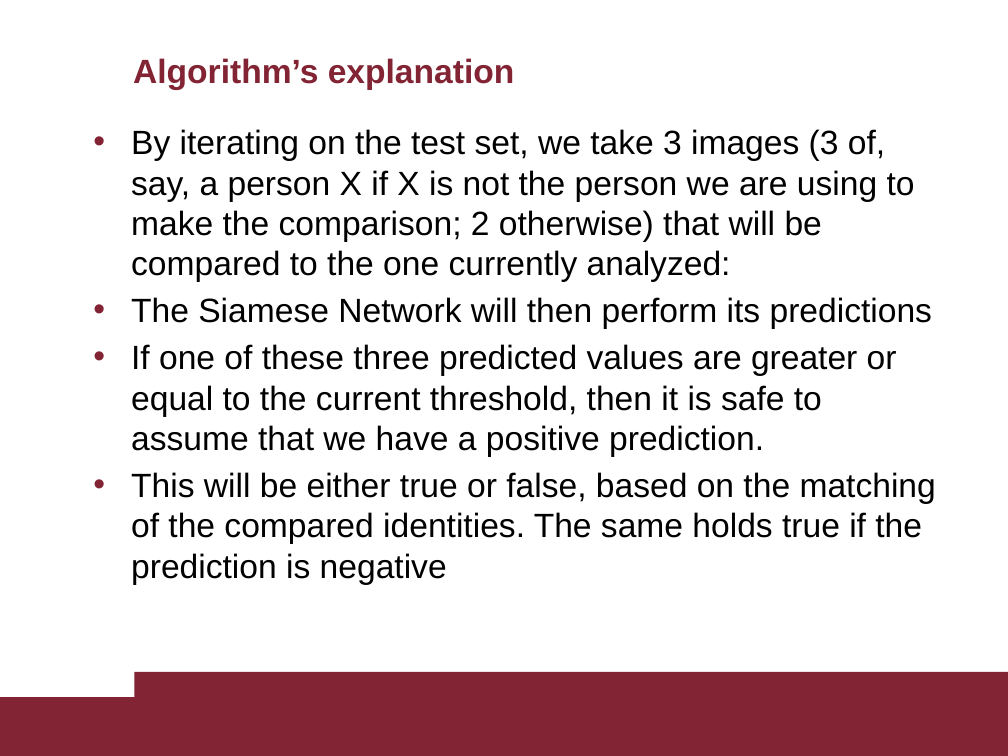
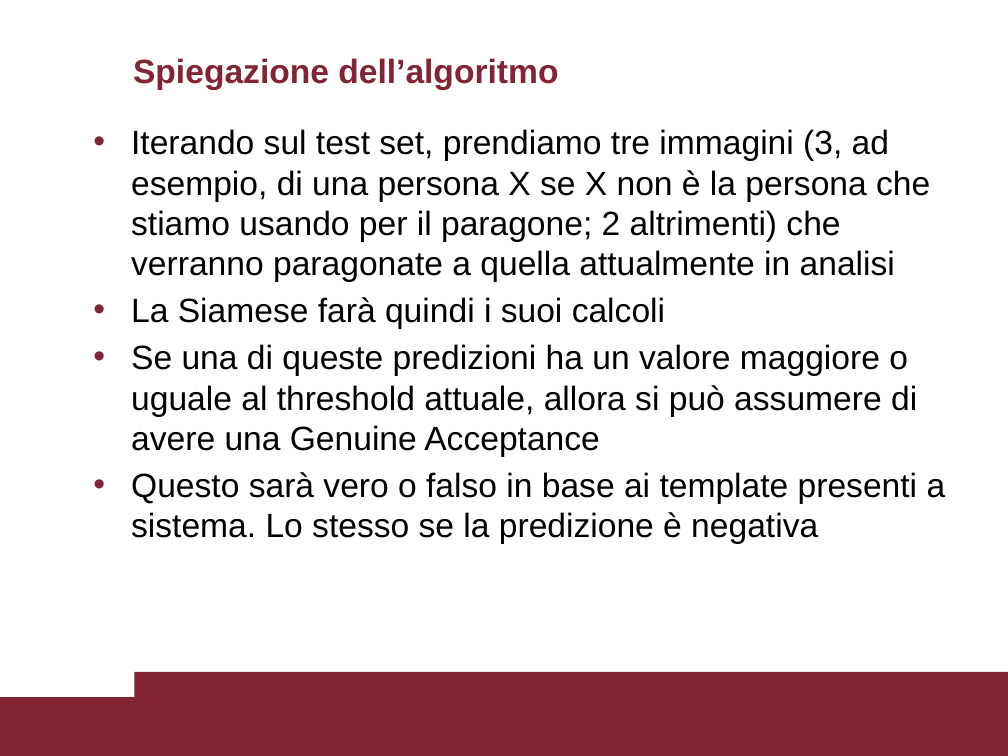
Before and after one commit to TarazGr/BSProj, a slide deck: slide 18 of Siamese Networks and Image Verification.pptx. Drawn at 1008x756 pixels with LibreOffice and Linux fonts; fonts in the diff are those of the drawing. Boxes give left, top, right and bottom in pixels: in the first picture for what was removed or moved away, otherwise in the second. Text is boxed around its words. In the diff, an @@ line names an element or a change of style, - is before the commit and + after.

```diff
--- a/Siamese Networks and Image Verification.pptx
+++ b/Siamese Networks and Image Verification.pptx
@@ title at [133, 58, 558, 90]: text changed @@
-Algorithm’s explanation
+Spiegazione dell’algoritmo
@@ text at [131, 129, 946, 544]: text changed @@
-• By iterating on the test set, we take 3 images (3 of, say, a person X if X is not the person we are using to make the comparison; 2 otherwise) that will be compared to the one currently analyzed:
-• The Siamese Network will then perform its predictions
-• If one of these three predicted values are greater or equal to the current threshold, then it is safe to assume that we have a positive prediction.
-• This will be either true or false, based on the matching of the compared identities. The same holds true if the prediction is negative
+• Iterando sul test set, prendiamo tre immagini (3, ad esempio, di una persona X se X non è la persona che stiamo usando per il paragone; 2 altrimenti) che verranno paragonate a quella attualmente in analisi
+• La Siamese farà quindi i suoi calcoli
+• Se una di queste predizioni ha un valore maggiore o uguale al threshold attuale, allora si può assumere di avere una Genuine Acceptance
+• Questo sarà vero o falso in base ai template presenti a sistema. Lo stesso se la predizione è negativa
```
Also in this commit, not shown: 19 other slides changed, 2 other files.
